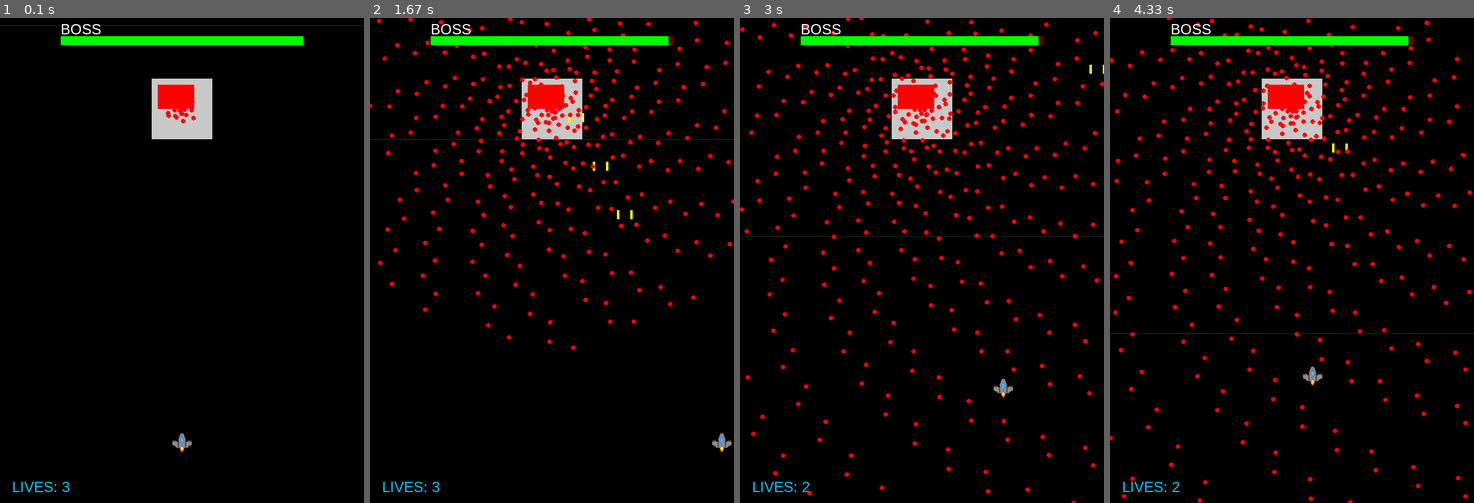
Above: before the commit, frames 1-4 (left to right).
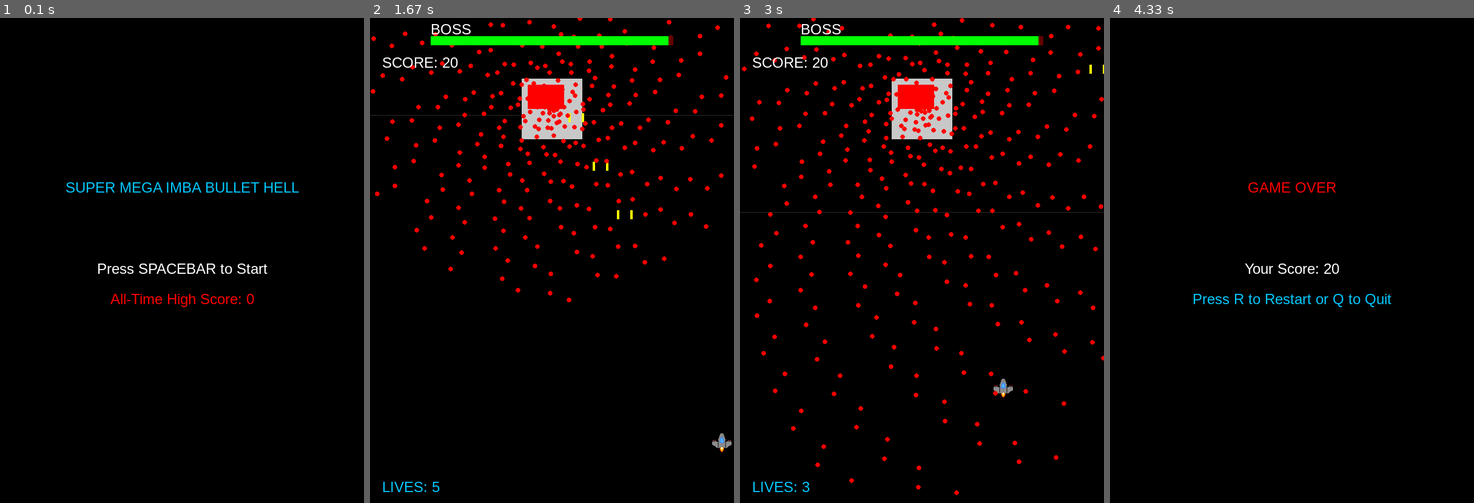
Above: after the commit, the same moments.

Repository: kyrusoo/uni-pygame
Game: pygame game, started from bullet_hell/game/main.py
Two runs of this game, one before a commit and one after it. Both use one fixed random seed, a clock stepped at 60 frames per second and the inputs below.
Inputs:
- Up to frame 1 (0.1 s): no input
- Up to frame 2 (1.67 s): tap Space at 0.33, 0.73, 1.03, 1.23, 1.53 s; hold Z 0.67-1.13 s; hold Right 0.67-1.13 s; hold Right 1.17-1.63 s
- Up to frame 3 (3 s): hold Up 1.67-1.97 s; tap Space at 1.73, 2.07, 2.37, 2.57, 2.87 s; hold Right 2-2.47 s; tap Z at 2.15 s; hold Left from 2.5 s (still down)
- Up to frame 4 (4.33 s): release Left at 3.03 s; hold Down 3.07-3.37 s; tap Space at 3.13, 3.47, 3.77, 3.9, 4.3 s; hold Left 3.4-3.8 s; tap Z at 3.55 s; hold Up 3.83-4.2 s; hold Right from 4.23 s (still down)

The runs differ from the first frame. In frame 1, 5.0% of the frame differs, in the area x 0-100%, y 1-98%; in frame 2, 4.9%; in frame 3, 6.0%; in frame 4, 7.3%, in the area x 0-100%, y 0-100%.

Commit message:
feat: +stat score some qol

Diff:
--- a/bullet_hell/game/main.py
+++ b/bullet_hell/game/main.py
@@ -1,5 +1,6 @@
 import pygame
 import sys
+import json
 from settings import *
 from player import *
 from bullets import *
@@ -14,6 +15,14 @@
         self.clock = pygame.time.Clock()
         self.font = pygame.font.SysFont("Arial", 24)
 
+        self.state = "START_MENU"
+
+        self.score = 0
+        self.high_score = self.load_high_score()  # Core Feature: Data Persistence
+
+        self.reset_game()
+
+    def reset_game(self):
         self.map = Map()
         self.player = Player()
         self.boss = Boss()
@@ -29,20 +38,40 @@
         # Player Stats
         self.player_health = PLAYER_MAX_HEALTH
         self.player_shoot_cooldown = 0
+        self.score = 0
+
+    def load_high_score(self):
+        try:
+            with open(SCORE_FILE, "r") as f:
+                data = json.load(f)
+                return data.get("high_score", 0)
+        except (FileNotFoundError, json.JSONDecodeError):
+            print("bruh")
+            return 0
+
+    def save_high_score(self):
+        if self.score > self.high_score:
+            self.high_score = self.score
+            try:
+                with open(SCORE_FILE, "w") as f:
+                    json.dump({"high_score": self.high_score}, f)
+            except IOError:
+                print("Error: Could not save high score to file.")
 
     def handle_collisions(self):
         # 1. Player Bullets hitting the Boss (Using Circle Hitbox)
         boss_hits = pygame.sprite.spritecollide(self.boss, self.player_bullets, True, pygame.sprite.collide_circle)
         for bullet in boss_hits:
             self.boss.health -= bullet.damage
+            self.score += 10
         # 2. Enemy Bullets hitting the Player (Using Circle Hitbox)
         player_hits = pygame.sprite.spritecollide(self.player, self.enemy_bullets, True, pygame.sprite.collide_circle)
         if player_hits:
             self.player_health -= 1
             if self.player_health <= 0:
                 print("Game Over!")
-                pygame.quit()
-                sys.exit()
+                self.save_high_score()
+                self.state = "GAME_OVER"
 
     def draw_ui(self):
         # BOSS HEALTH BAR
@@ -50,7 +79,6 @@
         bar_height = 15
         bar_x = (WIDTH - bar_width) // 2
         bar_y = 30
-
         # Calculate health percentage
         health_ratio = self.boss.health / self.boss.max_health
         current_bar_width = int(bar_width * health_ratio)
@@ -60,52 +88,84 @@
         if current_bar_width > 0:
             pygame.draw.rect(self.screen, (0, 255, 0), (bar_x, bar_y, current_bar_width, bar_height))
 
-        # Boss Label Text
         boss_text = self.font.render("BOSS", True, WHITE)
         self.screen.blit(boss_text, (bar_x, bar_y - 25))
 
-        # ---- PLAYER LIVES (Bottom Left) ----
         player_text = self.font.render(f"LIVES: {self.player_health}", True, BLUE)
         self.screen.blit(player_text, (20, HEIGHT - 40))
 
+        score_txt = self.font.render(f"SCORE: {self.score}", True, WHITE)
+        self.screen.blit(score_txt, (20, 60))
+
+    def draw_menus(self):
+        self.screen.fill(BLACK)
+
+        if self.state == "START_MENU":
+            title = self.font.render("SUPER MEGA IMBA BULLET HELL", True, BLUE)
+            instruction = self.font.render("Press SPACEBAR to Start", True, WHITE)
+            hi_score = self.font.render(f"All-Time High Score: {self.high_score}", True, RED)
+
+            self.screen.blit(title, (WIDTH // 2 - title.get_width() // 2, HEIGHT // 3))
+            self.screen.blit(instruction, (WIDTH // 2 - instruction.get_width() // 2, HEIGHT // 2))
+            self.screen.blit(hi_score, (WIDTH // 2 - hi_score.get_width() // 2, HEIGHT // 2 + 50))
+
+        elif self.state == "GAME_OVER":
+            title = self.font.render("GAME OVER", True, RED)
+            final_score = self.font.render(f"Your Score: {self.score}", True, WHITE)
+            instruction = self.font.render("Press R to Restart or Q to Quit", True, BLUE)
+
+            self.screen.blit(title, (WIDTH // 2 - title.get_width() // 2, HEIGHT // 3))
+            self.screen.blit(final_score, (WIDTH // 2 - final_score.get_width() // 2, HEIGHT // 2))
+            self.screen.blit(instruction, (WIDTH // 2 - instruction.get_width() // 2, HEIGHT // 2 + 50))
+
     def run(self):
         while True:
-            self.screen.fill(BLACK)
             current_time = pygame.time.get_ticks()
 
             for event in pygame.event.get():
                 if event.type == pygame.QUIT:
                     pygame.quit()
                     sys.exit()
+                if event.type == pygame.KEYDOWN:
+                    if self.state == "START_MENU" and event.key == pygame.K_SPACE:
+                        self.state = "PLAYING"
+                    elif self.state == "GAME_OVER":
+                        if event.key == pygame.K_r:
+                            self.reset_game()
+                            self.state = "PLAYING"
+                        elif event.key == pygame.K_q:
+                            pygame.quit()
+                            sys.exit()
 
-            # Player Shooting Logic
-            keys = pygame.key.get_pressed()
-            if keys[pygame.K_z] and current_time > self.player_shoot_cooldown:
-                # Shoot two bullets from the wings
-                b1 = PlayerBullet(self.player.rect.left + 5, self.player.rect.top)
-                b2 = PlayerBullet(self.player.rect.right - 5, self.player.rect.top)
-                self.all_sprites.add(b1, b2)
-                self.player_bullets.add(b1, b2)
-                self.player_shoot_cooldown = current_time + 120 # Fires every 120 milliseconds
 
-            if self.boss.alive():
-                self.boss.shoot(self.all_sprites, self.enemy_bullets)
+            if self.state == "PLAYING":
+                keys = pygame.key.get_pressed()
+                if keys[pygame.K_z] and current_time > self.player_shoot_cooldown:
+                    # Shoot two bullets from the wings
+                    b1 = PlayerBullet(self.player.rect.left + 5, self.player.rect.top)
+                    b2 = PlayerBullet(self.player.rect.right - 5, self.player.rect.top)
+                    self.all_sprites.add(b1, b2)
+                    self.player_bullets.add(b1, b2)
+                    self.player_shoot_cooldown = current_time + 120 # Fires every 120 milliseconds
 
-            # Updates
-            self.map.update()
-            self.all_sprites.update()
-            self.handle_collisions()
+                if self.boss.alive():
+                    self.boss.shoot(self.all_sprites, self.enemy_bullets)
 
-            # Rendering Order
-            self.map.draw(self.screen)
-            self.all_sprites.draw(self.screen)
-            self.player.draw_focus_dot(self.screen)  # Draw dot over the ship
-            self.draw_ui()  # Draw UI last so it is on top of everything
+                # Updates
+                self.map.update()
+                self.all_sprites.update()
+                self.handle_collisions()
+
+                # Rendering Order
+                self.map.draw(self.screen)
+                self.all_sprites.draw(self.screen)
+                self.player.draw_focus_dot(self.screen)  # Draw dot over the ship
+                self.draw_ui()  # Draw UI last so it is on top of everything
+            else:
+                self.draw_menus()
 
             pygame.display.flip()
             self.clock.tick(FPS)
 
-
-
 if __name__ == "__main__":
     Game().run()
--- a/bullet_hell/game/map.py
+++ b/bullet_hell/game/map.py
@@ -5,7 +5,6 @@
     def __init__(self):
         self.scroll = 0
         self.speed = 2
-        # Create a simple starfield or grid
         self.bg_color = BLACK
 
     def update(self):
--- a/bullet_hell/game/player.py
+++ b/bullet_hell/game/player.py
@@ -20,10 +20,10 @@
         speed = PLAYER_FOCUS_SPEED if keys[pygame.K_LSHIFT] else PLAYER_SPEED
 
         move = pygame.Vector2(0, 0)
-        if keys[pygame.K_LEFT] or keys[pygame.K_a]:  move.x = -1
-        if keys[pygame.K_RIGHT] or keys[pygame.K_d]: move.x = 1
-        if keys[pygame.K_UP] or keys[pygame.K_w]:    move.y = -1
-        if keys[pygame.K_DOWN] or keys[pygame.K_s]:  move.y = 1
+        if keys[pygame.K_LEFT]:  move.x = -1
+        if keys[pygame.K_RIGHT]: move.x = 1
+        if keys[pygame.K_UP]:    move.y = -1
+        if keys[pygame.K_DOWN]:  move.y = 1
 
         if move.length() > 0:
             self.pos += move.normalize() * speed
--- a/bullet_hell/game/settings.py
+++ b/bullet_hell/game/settings.py
@@ -17,8 +17,11 @@
 BASE_DIR = os.path.dirname(__file__)
 ASSETS_DIR = os.path.join(BASE_DIR, 'assets')
 
-PLAYER_MAX_HEALTH = 3
+PLAYER_MAX_HEALTH = 5
 PLAYER_BULLET_DAMAGE = 10
 
 BOSS_MAX_HEALTH = 1000
 BOSS_HITBOX_RADIUS = 20
+
+BASE_DIR = os.path.dirname(__file__)
+SCORE_FILE = os.path.join(BASE_DIR, "high_score.json")
